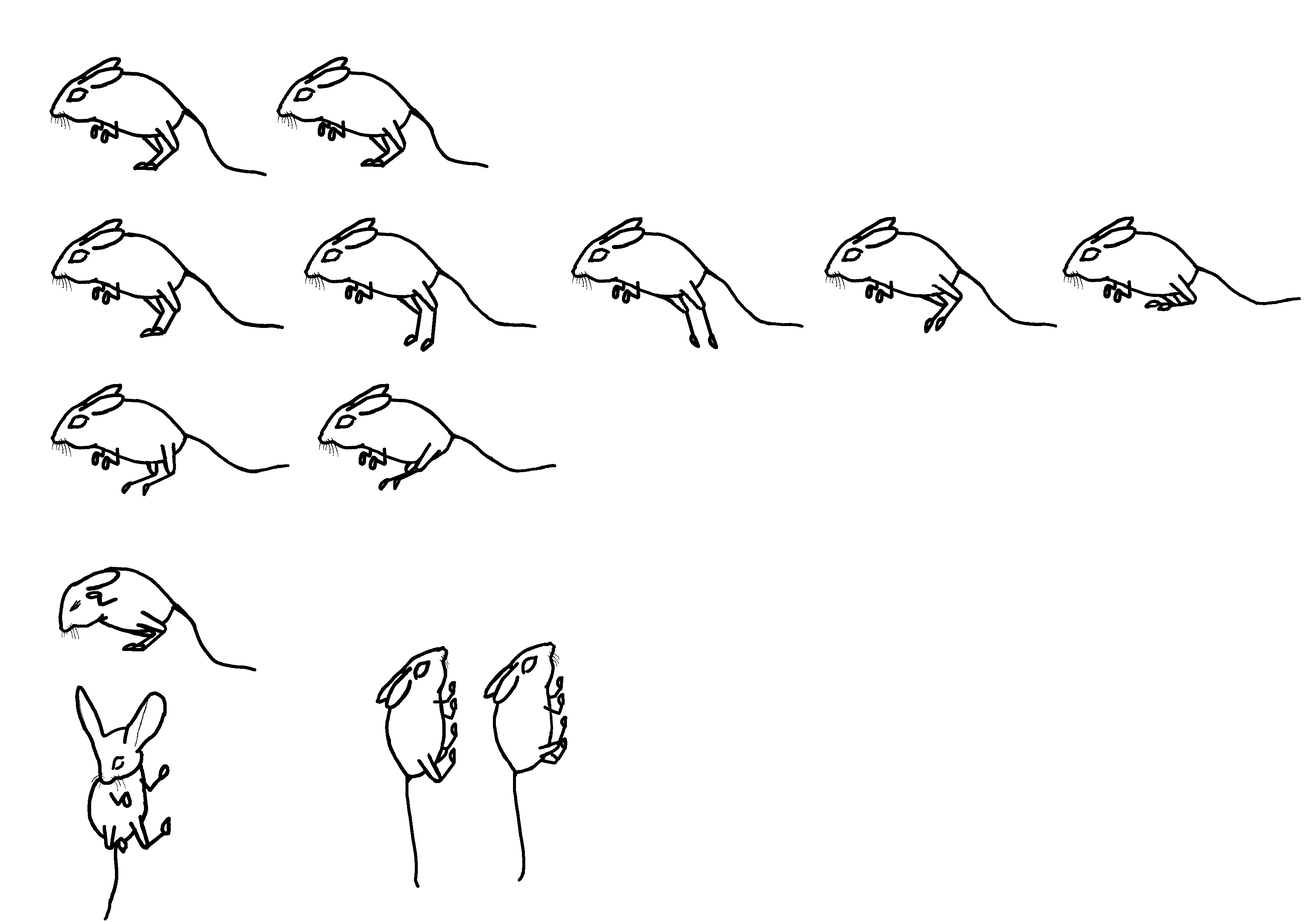
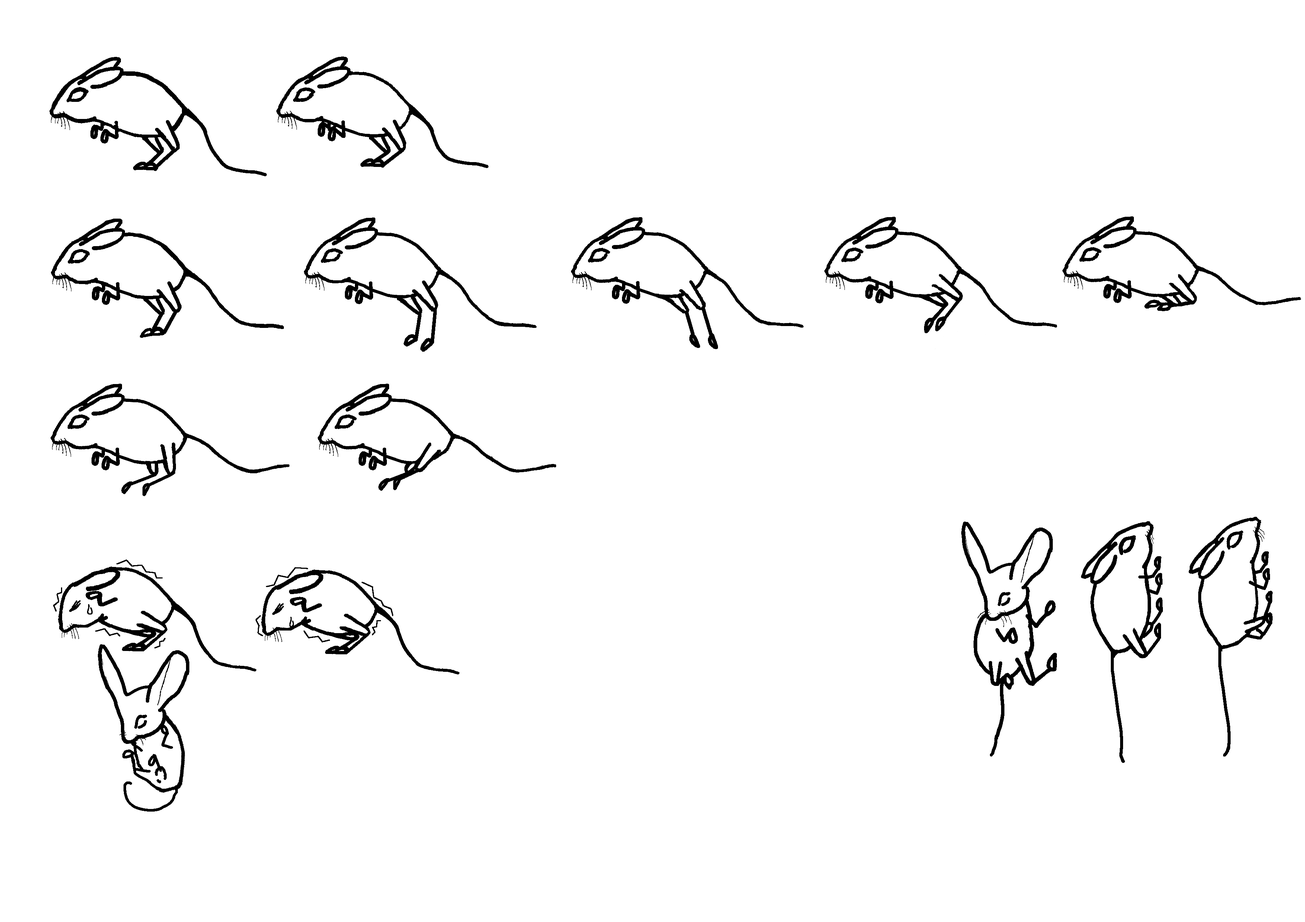
Comparing the layer stacks of the two w=1305, h=922 images. Changes:
painted on "Capa de pintura 3" over <box>49,70,1273,921</box>
